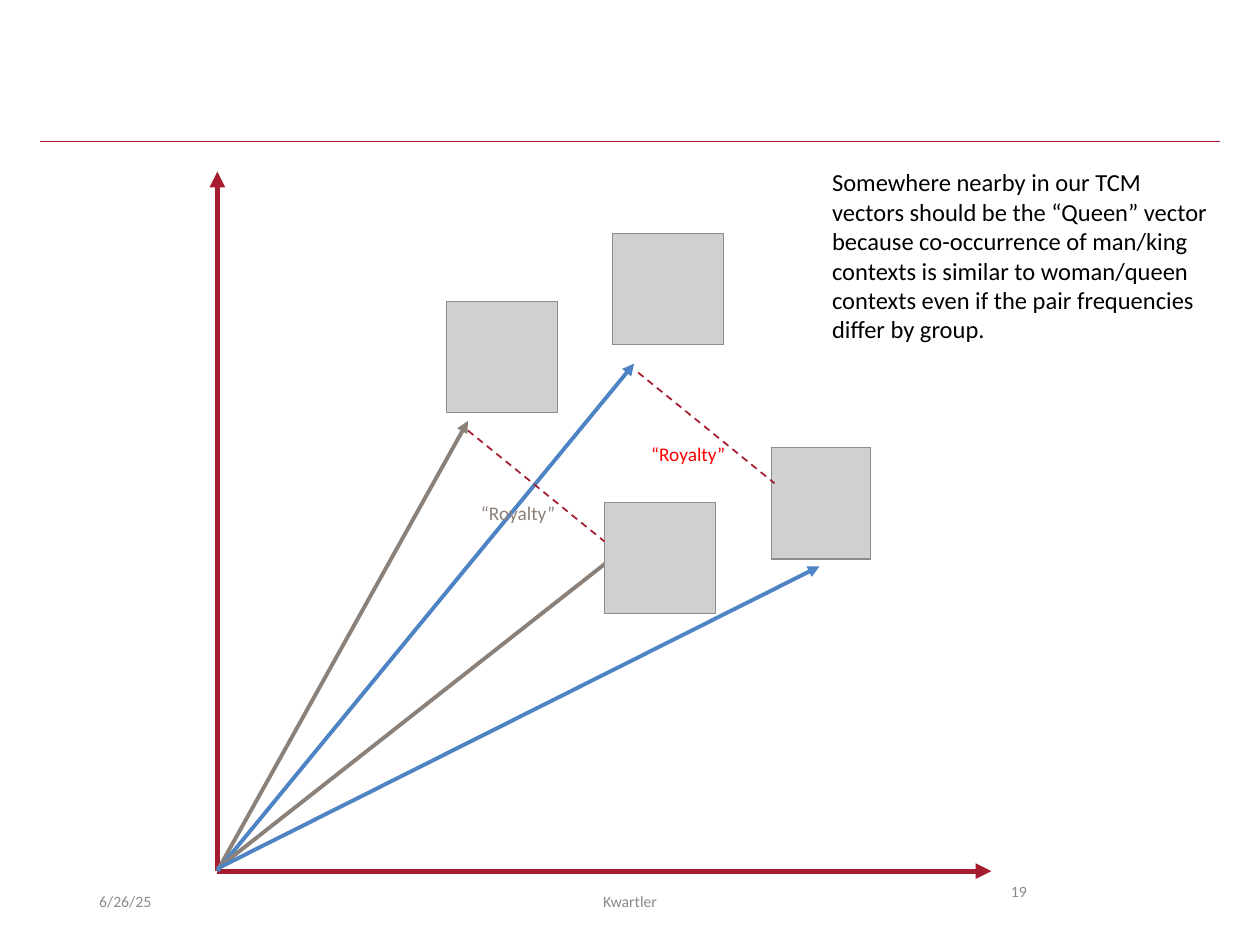
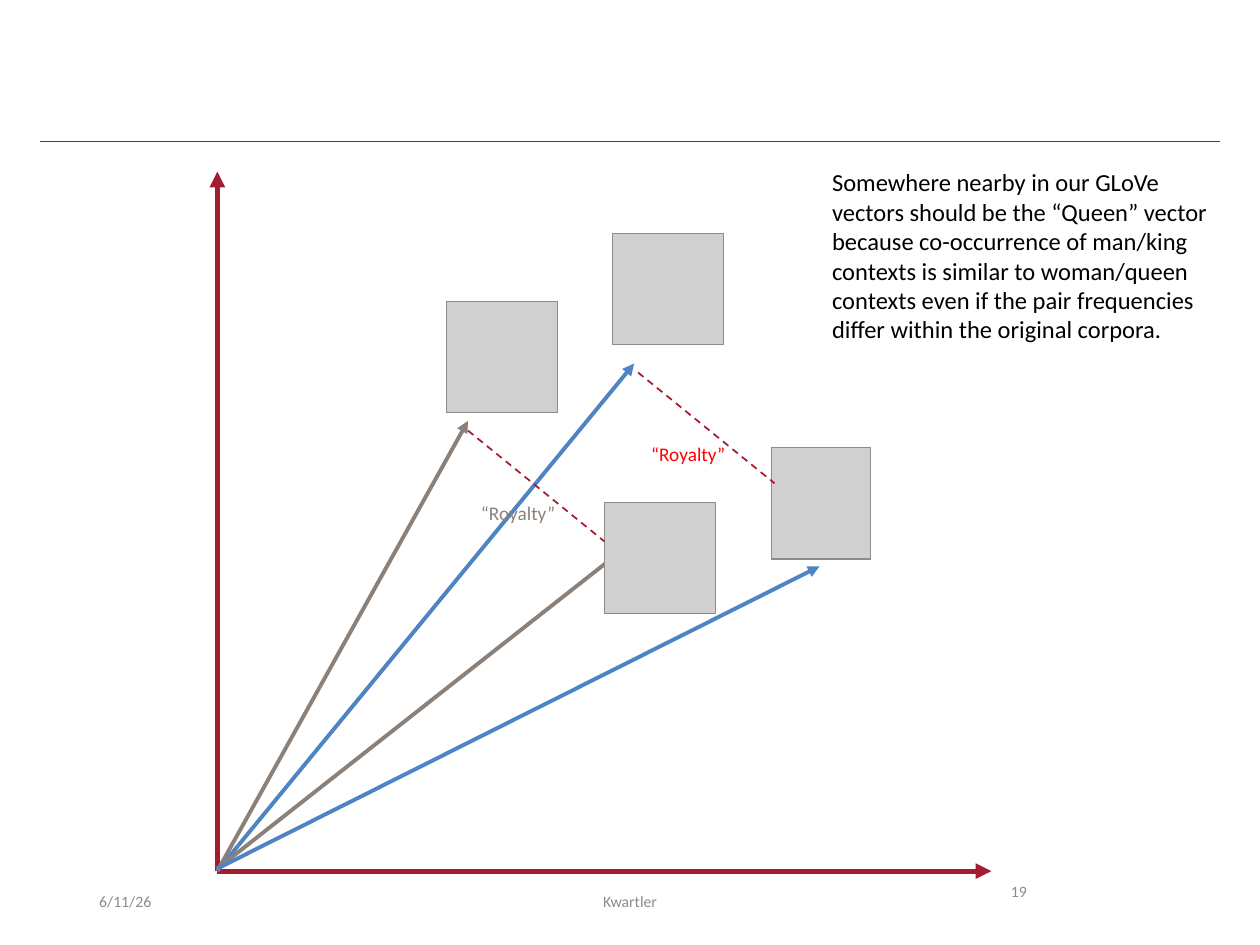
Before and after one commit to kwartler/GSERM_2025, a slide deck: slide 19 of lessons/Day5/A_TextVectors_RAG_compressed.pptx. Drawn at 1260x945 pixels with LibreOffice and Linux fonts; fonts in the diff are those of the drawing; grey boxes stand for pictures. Boxes give left, top, right and bottom in pixels: in the first picture for what was removed or moved away, otherwise in the second. Text is boxed around its words. In the diff, an @@ line names an element or a change of style, - is before the commit and + after.

```diff
--- a/lessons/Day5/A_TextVectors_RAG_compressed.pptx
+++ b/lessons/Day5/A_TextVectors_RAG_compressed.pptx
@@ text at (x1=832, y1=174, x2=1207, y2=343): text changed @@
-Somewhere nearby in our TCM vectors should be the “Queen” vector because co-occurrence of man/king contexts is similar to woman/queen contexts even if the pair frequencies differ by group.
+Somewhere nearby in our GLoVe vectors should be the “Queen” vector because co-occurrence of man/king contexts is similar to woman/queen contexts even if the pair frequencies differ within the original corpora.
@@ text at (x1=99, y1=896, x2=151, y2=908): text changed @@
-6/26/25
+6/11/26
```
Also in this commit, not shown: 31 other slides changed, 2 slides added, 22 other files.
